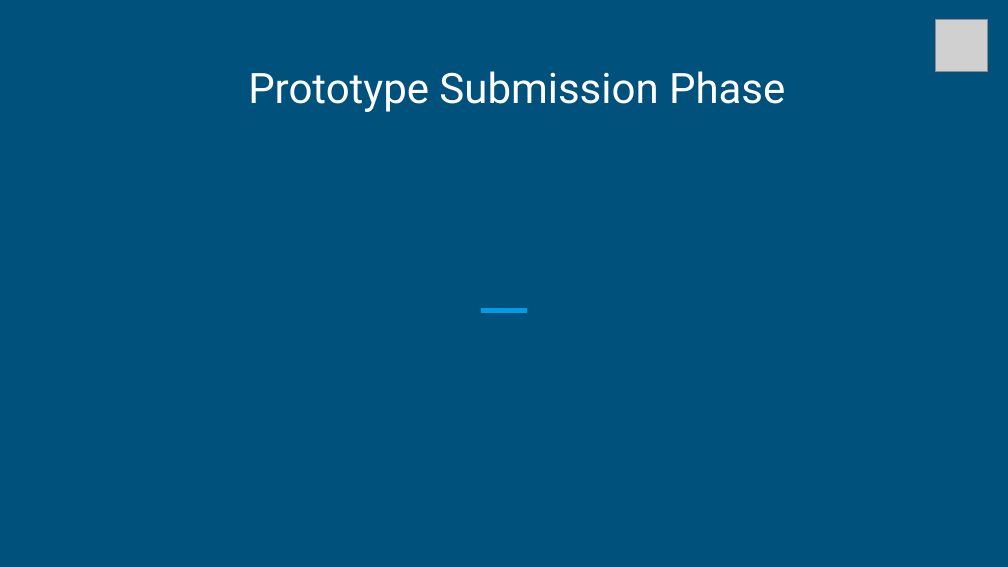
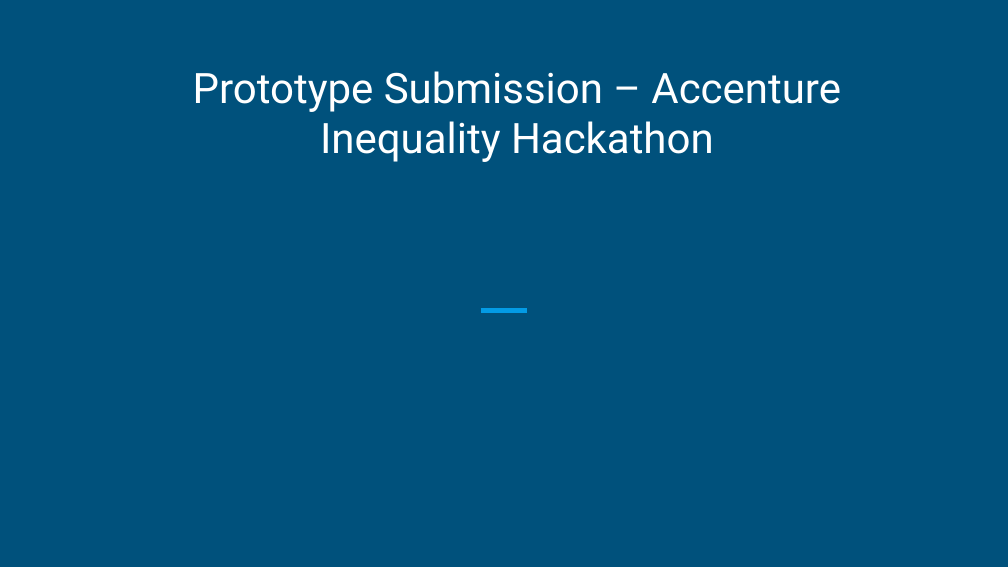
Before and after one commit to 24akhil/employee-churn-notebook, a slide deck: slide 1 of PrototypeSubmission-Edurites.pptx. Drawn at 1008x567 pixels with LibreOffice and Linux fonts; fonts in the diff are those of the drawing; grey boxes stand for pictures; background and template pictures are left out. Boxes give left, top, right and bottom in pixels: in the first picture for what was removed or moved away, otherwise in the second. Text is boxed around its words. In the diff, an @@ line names an element or a change of style, - is before the commit and + after.

```diff
--- a/PrototypeSubmission-Edurites.pptx
+++ b/PrototypeSubmission-Edurites.pptx
@@ picture removed at bbox=[935, 20, 988, 73] @@
@@ text at bbox=[193, 71, 841, 162]: text changed @@
-Prototype Submission Phase
+Prototype Submission – Accenture Inequality Hackathon
```
Also in this commit, not shown: 8 other slides changed.
